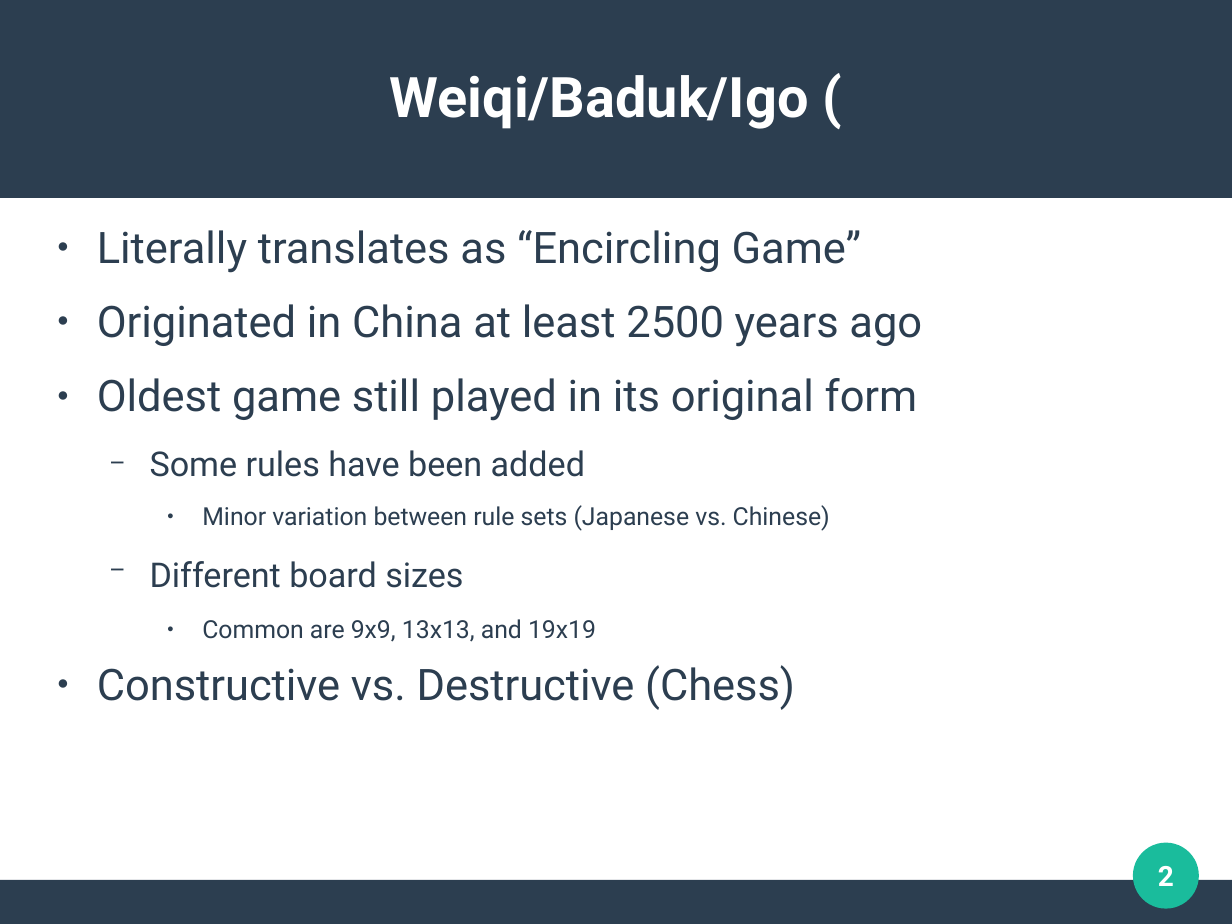
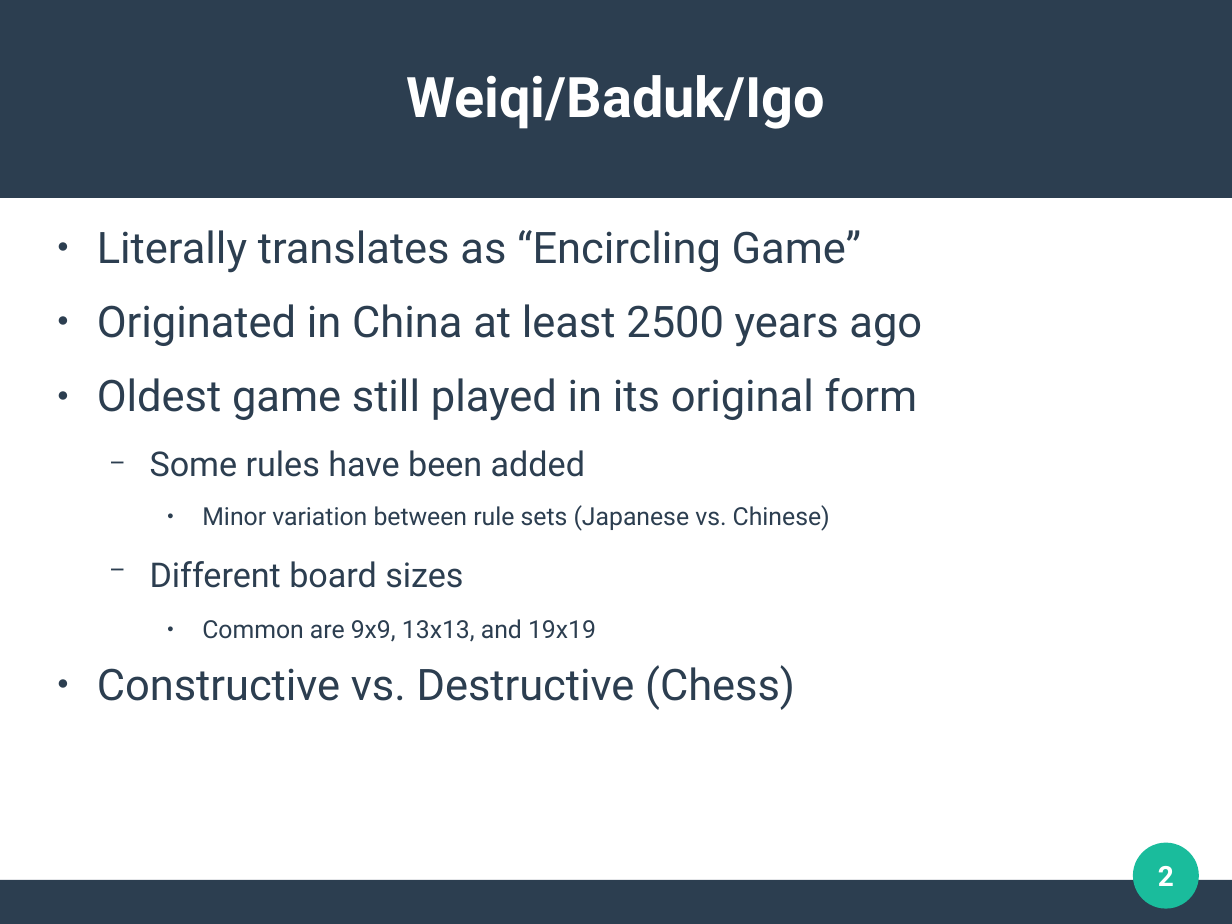
Before and after one commit to DSWallach/CommonLisp-Go, a slide deck: slide 2 of docs/WallachPresentation.odp. Drawn at 1232x924 pixels with LibreOffice and Linux fonts; fonts in the diff are those of the drawing. Boxes give left, top, right and bottom in pixels: in the first picture for what was removed or moved away, otherwise in the second. Text is boxed around its words. In the diff, an @@ line names an element or a change of style, - is before the commit and + after.

```diff
--- a/docs/WallachPresentation.odp
+++ b/docs/WallachPresentation.odp
@@ title at (406, 75, 825, 129): text changed @@
-Weiqi/Baduk/Igo (
+Weiqi/Baduk/Igo
```
Also in this commit, not shown: 12 other files.
